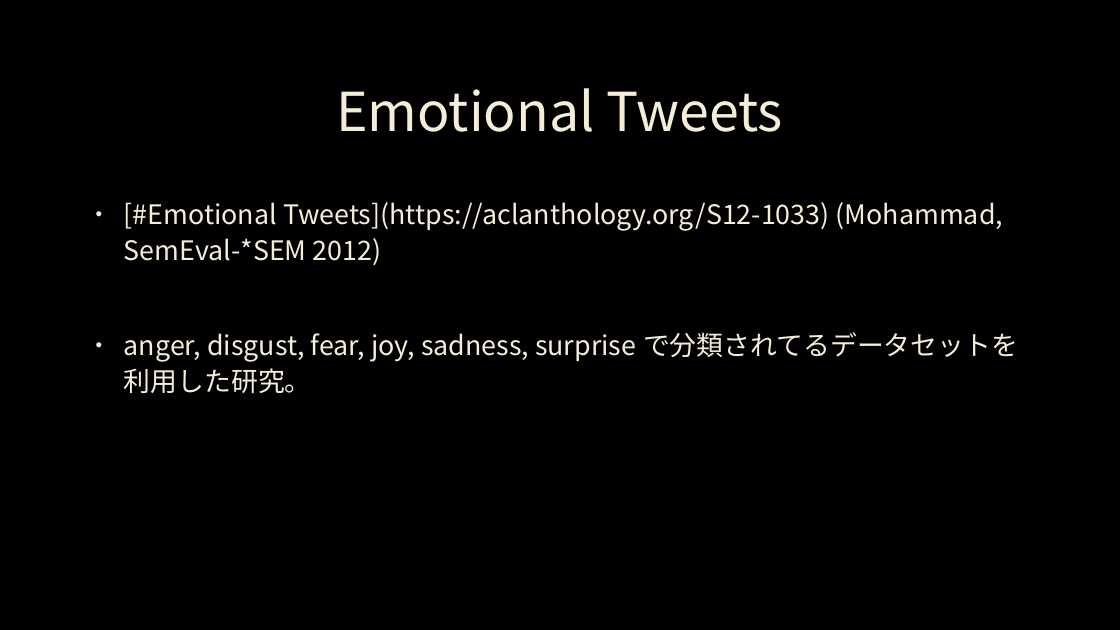
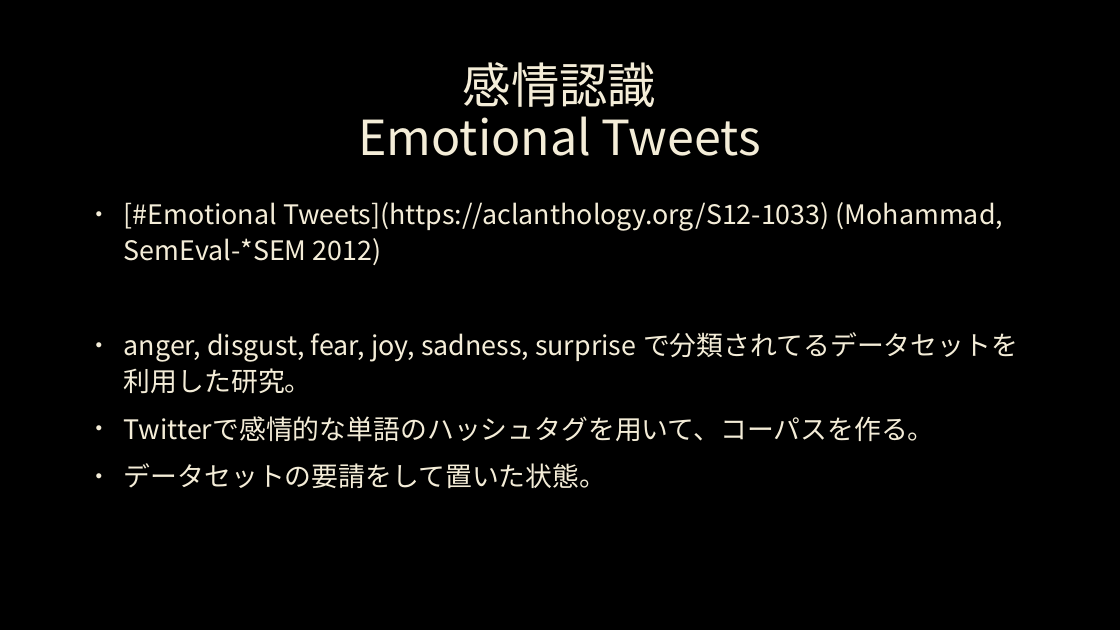
Before and after one commit to Sion1225/Study-Deeplearning-NLP, a slide deck: slide 8 of Presentation/ppt 7 thema.pptx (slide 5 before the commit). Drawn at 1120x630 pixels with LibreOffice and Linux fonts; fonts in the diff are those of the drawing; background and template pictures are left out. Boxes give left, top, right and bottom in pixels: in the first picture for what was removed or moved away, otherwise in the second. Text is boxed around its words. In the diff, an @@ line names an element or a change of style, - is before the commit and + after.

```diff
--- a/Presentation/ppt 7 thema.pptx
+++ b/Presentation/ppt 7 thema.pptx
@@ title at box(358, 62, 761, 156): text changed; size 46 to 41.4 pt @@
-Emotional Tweets
+感情認識
+Emotional Tweets
@@ text at box(124, 416, 935, 489): paragraphs added @@
+• Twitterで感情的な単語のハッシュタグを用いて、コーパスを作る。
+• データセットの要請をして置いた状態。
```
Also in this commit, not shown: 2 other slides changed, 3 slides added.
